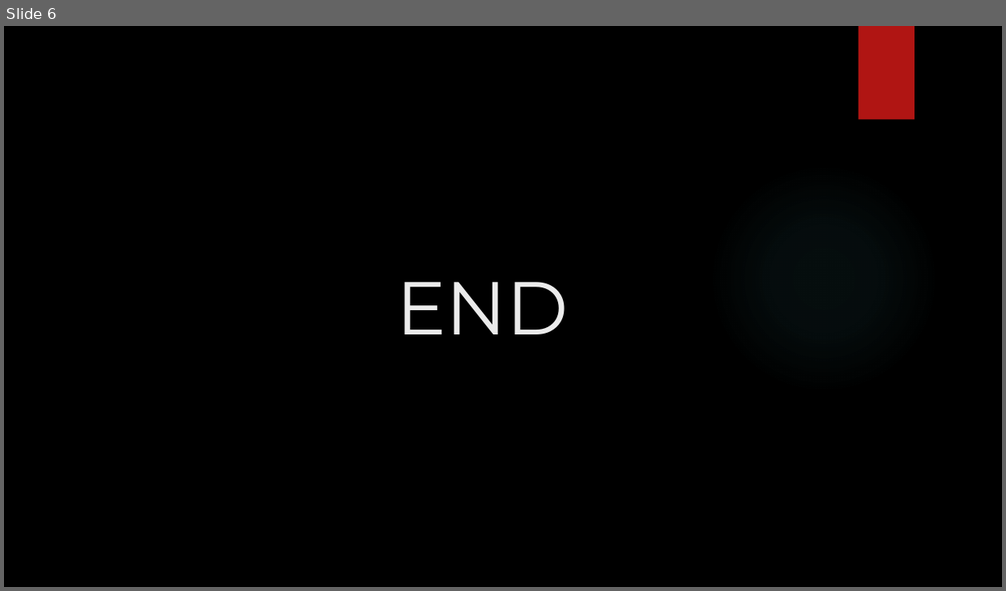
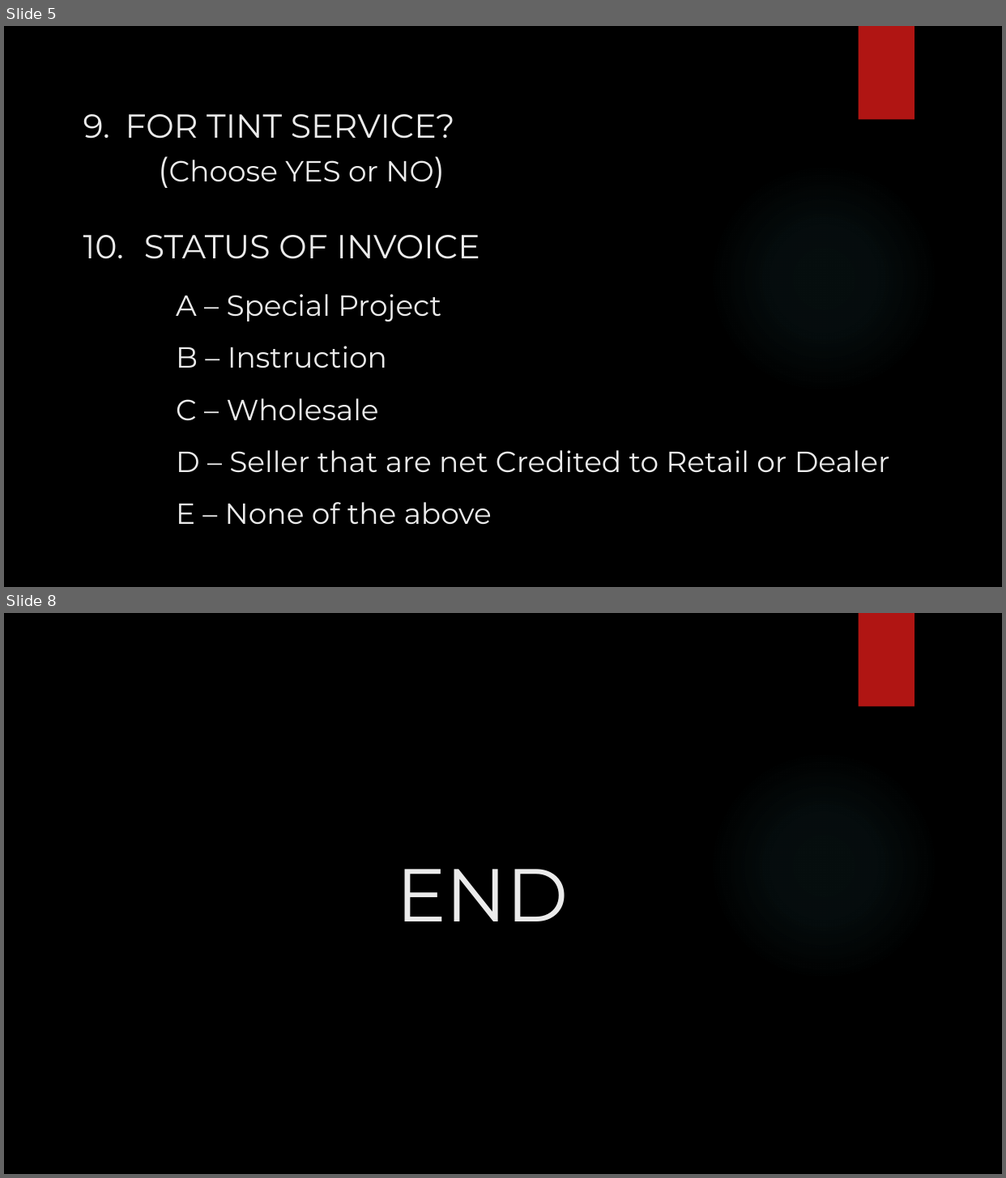
Before and after one commit to itsC0ffee/Goldrich-Repository, a slide deck: UDF FORE SALES ORDER AR INVOICE ORDER TYPE.pptx. Shown one above the other, each under a label of ours: slide 6 before the commit, slides 5 and 8 after it; the slides between them are not shown. The pictures are 1006x591 and 1006x1178 pixels, drawn with LibreOffice and Linux fonts; fonts in the diff are those of the drawing; background and template pictures are left out. Boxes give left, top, right and bottom in pixels: in the first picture for what was removed or moved away, otherwise in the second. Text is boxed around its words. In the diff, an @@ line names an element or a change of style, - is before the commit and + after.

```diff
--- a/UDF FORE SALES ORDER AR INVOICE ORDER TYPE.pptx
+++ b/UDF FORE SALES ORDER AR INVOICE ORDER TYPE.pptx
@@ slide 5 added at (4,26,1002,587), background picture (left out); not listed: 2 template elements that a slide beside it also shows @@
@@ text added at (126,114,455,139), 32 pt, text #EBEBEB @@
+9. FOR TINT SERVICE?
@@ text added at (169,160,433,182), 28 pt, text #EBEBEB @@
+(Choose YES or NO)
@@ title added at (144,235,480,259), 32 pt, text #EBEBEB @@
+10. STATUS OF INVOICE
@@ text added at (176,294,441,322), 28 pt, text #EBEBEB @@
+A – Special Project
@@ text added at (176,346,387,368), 28 pt, text #EBEBEB @@
+B – Instruction
@@ text added at (176,399,379,421), 28 pt, text #EBEBEB @@
+C – Wholesale
@@ text added at (176,450,890,473), 28 pt, text #EBEBEB @@
+D – Seller that are net Credited to Retail or Dealer
@@ text added at (176,502,492,524), 28 pt, text #EBEBEB @@
+E – None of the above
@@ what was slide 6 is now slide 8 @@
```
Also in this commit, not shown: 3 slides changed, 3 other slides added, 2 slides removed, 1 other file.
